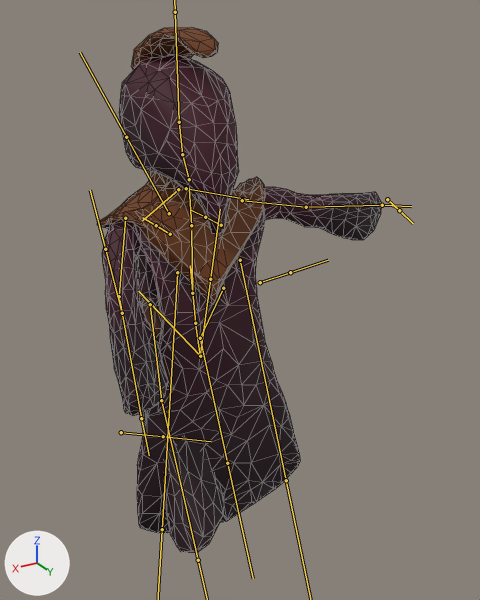
An edit to the FBX model Assets/Models/Animations/MasterCultist.fbx, drawn before and after from the same camera.
Before and after are seen from a 50 mm lens placed at (1.2, 2.41, 2.22), pointed at (-0.17, 0.11, 1.07). Every picture has the same lights, and +X, +Y and +Z are marked at lower left. Both versions are drawn at frame 10 of the action 'metarig|AxeAttack.001'; the numbers are the values there. The bones that bend it are drawn over the model as lines. Mesh edges are drawn as thin lines.

Names of what the first picture shows: 'MasterCultist'.
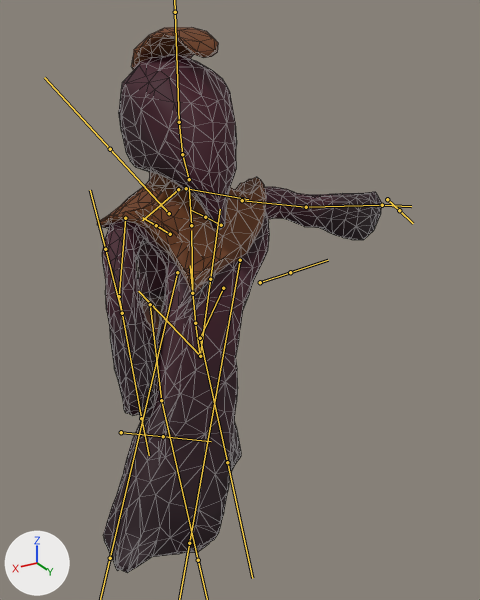
Location of each change, [x1, y1, x2, y2] in pixels of the pictures (480 x 600 px):
'MasterCultist', posed
    before: [97, 27, 381, 553]
    after: [97, 27, 381, 573]
bone 'BackRestBone', root to tip
    before: (169, 213) to (126, 137)
    after: (169, 213) to (110, 149)
bone 'cape.L', root to tip
    before: (177, 272) to (162, 529)
    after: (177, 272) to (110, 558)
bone 'cape.R', root to tip
    before: (240, 260) to (286, 480)
    after: (240, 260) to (189, 543)

The change in detail:
Bone 'BackRestBone' (bone_backrestbone) turns from (0, 0, 0) to (13, -1, 3) degrees about its own x, y and z.
Bone 'cape.L' (bone_cape_l) turns from (0, -1, 0) to (68, 80, 52) degrees about its own x, y and z.
Bone 'cape.R' (bone_cape_r) turns from (0, 0, 0) to (23, 39, -20) degrees about its own x, y and z.
